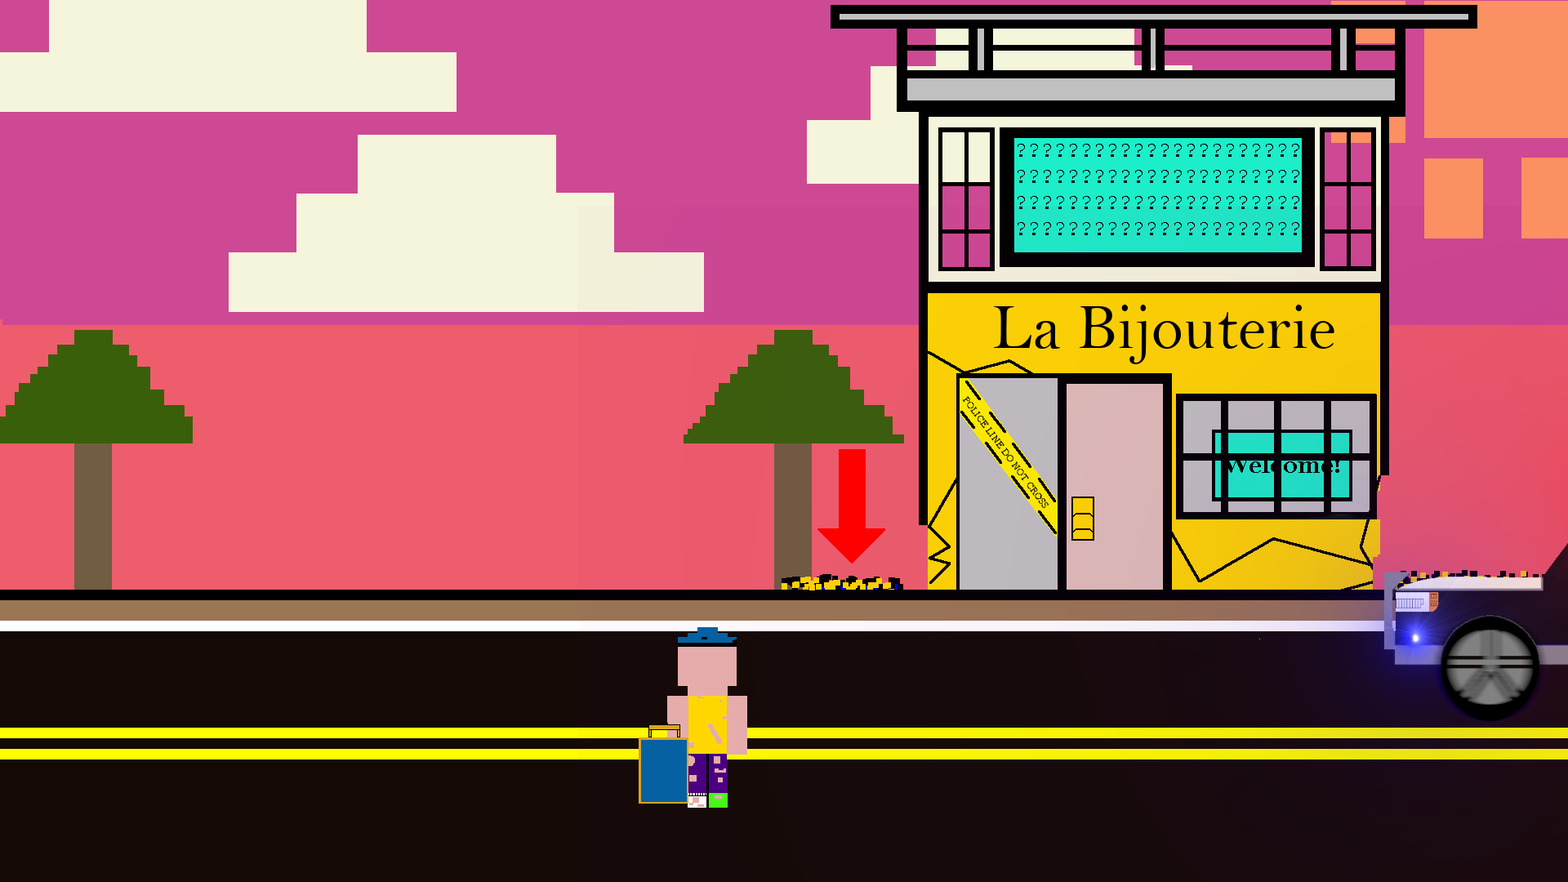
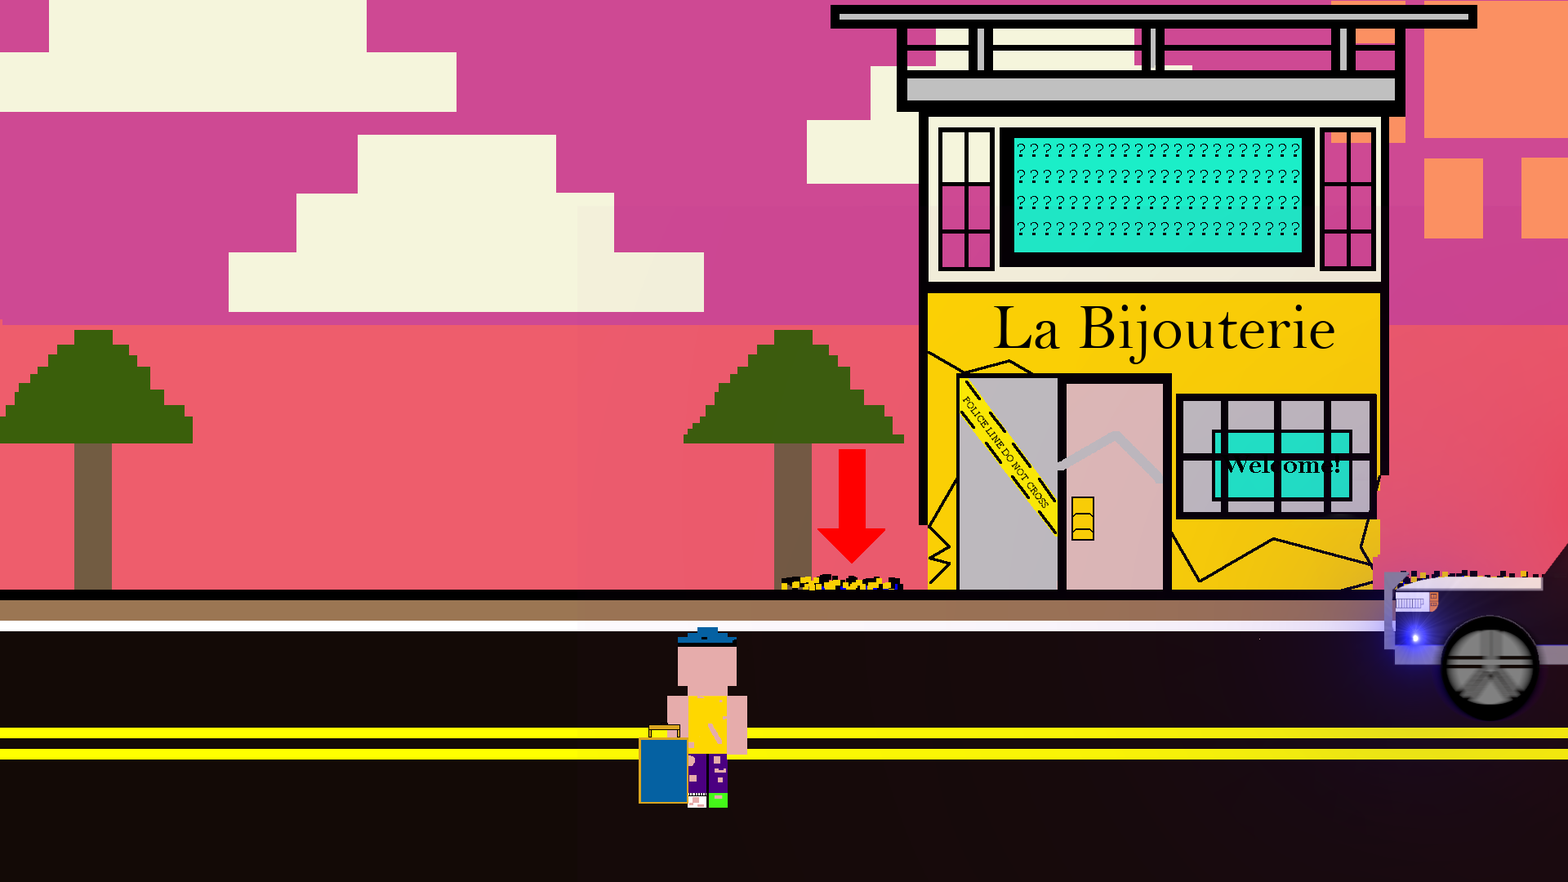
Before/after of a 1568px x 882px layered artwork. What changed in the layer stack:
added layer "Background copy #8" above "Background copy #7" over [1057, 431, 1163, 484]
hid "Background copy #7" over [1057, 431, 1163, 484]